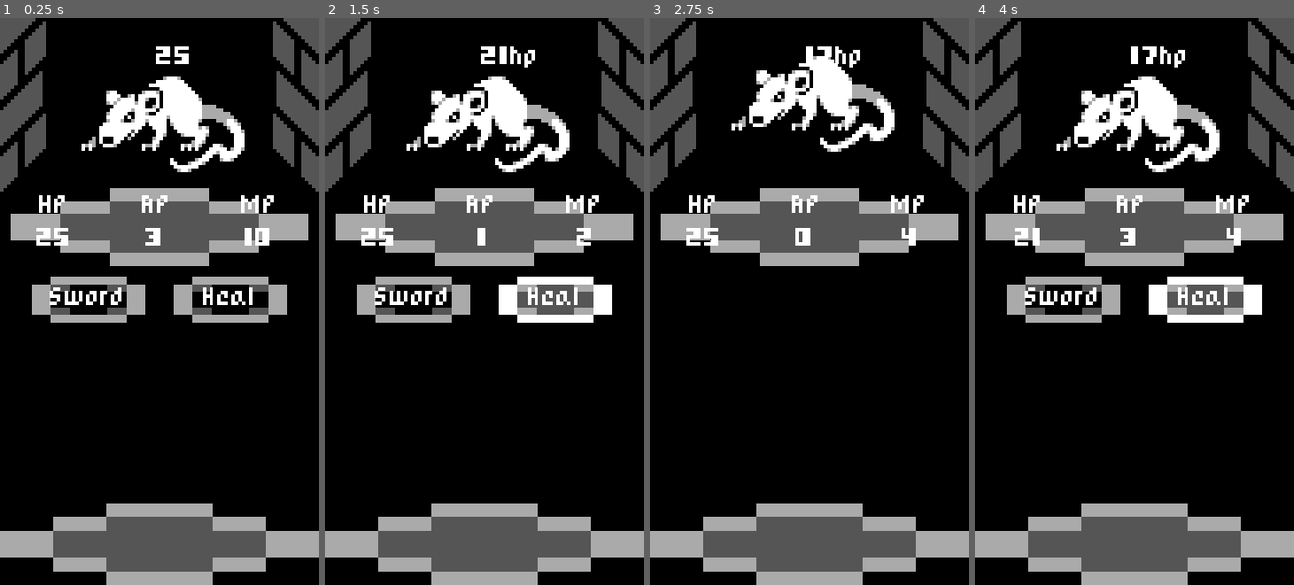
Above: before the commit, frames 1-4 (left to right).
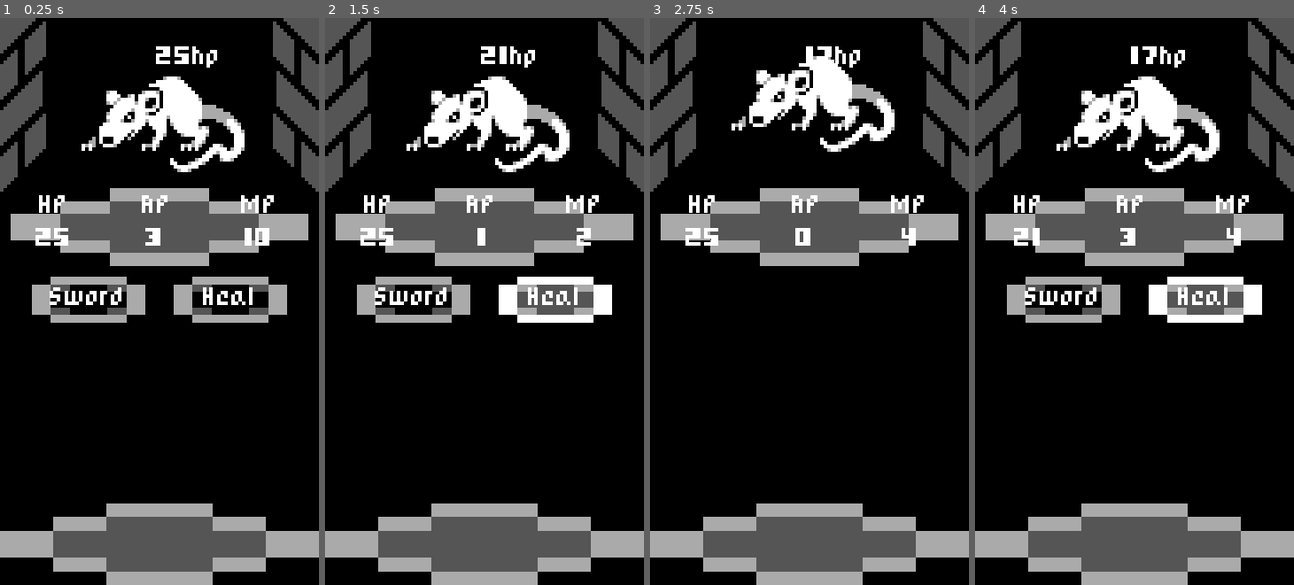
Above: after the commit, the same moments.

Repository: lufog/godot-heartbeast-mobile-rpg
Game: Godot game, scene res://battle.tscn
The game is run twice, just before and just after one commit, with the same random seed, the same clock (stepped at 60 frames per second) and the same inputs.
Inputs:
- Up to frame 1 (0.25 s): no input
- Up to frame 2 (1.5 s): click "Sword" at 0.5 s; click "Heal" at 1.25 s
- Up to frame 3 (2.75 s): click "Sword" at 2 s
- Up to frame 4 (4 s): click "Heal" at 3.5 s

The runs differ from the first frame. In frame 1, 0.2% of the frame differs, in the area x 11-69%, y 5-51%; in frame 2, less than 0.1%; in frame 3, less than 0.1%; in frame 4, less than 0.1%.

Commit message:
Room Transition and Adding New Enemies

Diff:
--- a/action_button/sword_action_button.gd
+++ b/action_button/sword_action_button.gd
@@ -12,9 +12,9 @@
 	var player_stats = battle_units.player_stats
 	if enemy != null and player_stats != null:
 		_create_slash_effect(enemy.global_position)
+		player_stats.ap -= 1
+		player_stats.mp += 2
 		enemy.take_damage(4)
-		player_stats.mp += 2
-		player_stats.ap -= 1
 
 
 func _create_slash_effect(effect_position: Vector2) -> void:
--- a/battle.gd
+++ b/battle.gd
@@ -1,13 +1,41 @@
 extends Node
 
 
+@export var enemy_scenes: Array[PackedScene]
+
 var battle_units: BattleUnits = preload("res://battle_units.tres")
 
+@onready var enemy_marker: Marker2D = $EnemyMarker
+@onready var next_room_button: Button = $UI/CenterContainer/NextRoomButton
 @onready var battle_action_buttons: GridContainer = $UI/ActionButtons
+@onready var animation_player: AnimationPlayer = $AnimationPlayer
 
 
 func _ready() -> void:
+	create_new_enemy()
 	start_player_turn()
+
+
+func _on_next_room_button_pressed() -> void:
+	next_room_button.hide()
+	animation_player.play("fade")
+	await animation_player.animation_finished
+	var player_stats = battle_units.player_stats
+	player_stats.ap = player_stats.max_ap
+	battle_action_buttons.show()
+	create_new_enemy()
+
+
+func _on_enemy_died() -> void:
+	next_room_button.show()
+	battle_action_buttons.hide()
+
+
+func create_new_enemy() -> void:
+	var enemy_scene = enemy_scenes.pick_random()
+	var enemy = enemy_scene.instantiate()
+	enemy.died.connect(self._on_enemy_died)
+	enemy_marker.add_child(enemy)
 
 
 func start_enemy_turn() -> void:
@@ -25,7 +53,3 @@
 	player_stats.ap = player_stats.max_ap
 	await player_stats.end_turn
 	start_enemy_turn()
-
-
-func _on_enemy_died() -> void:
-	battle_action_buttons.hide()
--- a/battle.tscn
+++ b/battle.tscn
@@ -1,16 +1,56 @@
-[gd_scene load_steps=9 format=3 uid="uid://cl47ne0sg116a"]
+[gd_scene load_steps=13 format=3 uid="uid://cl47ne0sg116a"]
 
 [ext_resource type="Script" path="res://battle.gd" id="1_flv6j"]
 [ext_resource type="Script" path="res://player_stats.gd" id="2_80dl3"]
 [ext_resource type="Texture2D" uid="uid://hehv3deekicm" path="res://assets/textures/dungeon.png" id="2_dmltc"]
+[ext_resource type="PackedScene" uid="uid://c5aevybtkvj3f" path="res://enemies/rat.tscn" id="2_qesdq"]
 [ext_resource type="Texture2D" uid="uid://bq8bognr5usv5" path="res://assets/textures/mobile_rpg_mockup.png" id="3_bgxaa"]
-[ext_resource type="PackedScene" path="res://enemy/enemy.tscn" id="4_8k0wj"]
+[ext_resource type="PackedScene" uid="uid://dhya2gesmn3y0" path="res://enemies/slime.tscn" id="5_j5rql"]
 [ext_resource type="Script" path="res://stats_panel.gd" id="6_u4hy0"]
 [ext_resource type="PackedScene" uid="uid://do7iui7hyk5rh" path="res://action_button/sword_action_button.tscn" id="7_rts36"]
 [ext_resource type="PackedScene" uid="uid://dr1vhd3kaf1yg" path="res://action_button/heal_action_button.tscn" id="8_lk7oe"]
 
+[sub_resource type="Animation" id="Animation_uqnk6"]
+length = 0.001
+tracks/0/type = "value"
+tracks/0/imported = false
+tracks/0/enabled = true
+tracks/0/path = NodePath("FadeColorRect:modulate")
+tracks/0/interp = 1
+tracks/0/loop_wrap = true
+tracks/0/keys = {
+"times": PackedFloat32Array(0),
+"transitions": PackedFloat32Array(1),
+"update": 0,
+"values": [Color(1, 1, 1, 0)]
+}
+
+[sub_resource type="Animation" id="Animation_cvnjk"]
+resource_name = "fade"
+length = 0.5
+step = 0.05
+tracks/0/type = "value"
+tracks/0/imported = false
+tracks/0/enabled = true
+tracks/0/path = NodePath("FadeColorRect:modulate")
+tracks/0/interp = 2
+tracks/0/loop_wrap = true
+tracks/0/keys = {
+"times": PackedFloat32Array(0, 0.3, 0.5),
+"transitions": PackedFloat32Array(1, 1, 1),
+"update": 0,
+"values": [Color(1, 1, 1, 0), Color(1, 1, 1, 1), Color(1, 1, 1, 0)]
+}
+
+[sub_resource type="AnimationLibrary" id="AnimationLibrary_enh17"]
+_data = {
+"RESET": SubResource("Animation_uqnk6"),
+"fade": SubResource("Animation_cvnjk")
+}
+
 [node name="Battle" type="Node"]
 script = ExtResource("1_flv6j")
+enemy_scenes = [ExtResource("2_qesdq"), ExtResource("5_j5rql")]
 
 [node name="PlayerStats" type="Node" parent="."]
 script = ExtResource("2_80dl3")
@@ -25,7 +65,7 @@
 position = Vector2(45, 80)
 texture = ExtResource("3_bgxaa")
 
-[node name="Enemy" parent="." instance=ExtResource("4_8k0wj")]
+[node name="EnemyMarker" type="Marker2D" parent="."]
 position = Vector2(46, 30)
 
 [node name="UI" type="Control" parent="."]
@@ -35,6 +75,21 @@
 anchor_bottom = 1.0
 grow_horizontal = 2
 grow_vertical = 2
+
+[node name="CenterContainer" type="CenterContainer" parent="UI"]
+layout_mode = 0
+offset_right = 90.0
+offset_bottom = 48.0
+
+[node name="NextRoomButton" type="Button" parent="UI/CenterContainer"]
+visible = false
+custom_minimum_size = Vector2(70, 13)
+layout_mode = 2
+offset_left = 10.0
+offset_top = 17.0
+offset_right = 80.0
+offset_bottom = 30.0
+text = "ENTER NEXT ROOM"
 
 [node name="StatsPanel" type="Panel" parent="UI"]
 layout_mode = 0
@@ -114,7 +169,22 @@
 offset_right = 90.0
 offset_bottom = 160.0
 
+[node name="FadeColorRect" type="ColorRect" parent="."]
+modulate = Color(1, 1, 1, 0)
+anchors_preset = 15
+anchor_right = 1.0
+anchor_bottom = 1.0
+grow_horizontal = 2
+grow_vertical = 2
+mouse_filter = 2
+color = Color(0, 0, 0, 1)
+
+[node name="AnimationPlayer" type="AnimationPlayer" parent="."]
+libraries = {
+"": SubResource("AnimationLibrary_enh17")
+}
+
 [connection signal="ap_changed" from="PlayerStats" to="UI/StatsPanel" method="_on_player_stats_ap_changed"]
 [connection signal="hp_changed" from="PlayerStats" to="UI/StatsPanel" method="_on_player_stats_hp_changed"]
 [connection signal="mp_changed" from="PlayerStats" to="UI/StatsPanel" method="_on_player_stats_mp_changed"]
-[connection signal="died" from="Enemy" to="." method="_on_enemy_died"]
+[connection signal="pressed" from="UI/CenterContainer/NextRoomButton" to="." method="_on_next_room_button_pressed"]
--- a/enemy/enemy.gd
+++ b/enemies/enemy.gd
@@ -4,15 +4,18 @@
 signal died
 signal end_turn
 
-var battle_units: BattleUnits = preload("res://battle_units.tres")
 
-var current_target = null
-var hp := 25:
+@export var damage := 4
+@export var hp := 25:
 	get:
 		return hp
 	set(value):
 		hp = value
-		hp_label.text = str(hp) + "hp"
+		if hp_label != null:
+			hp_label.text = str(hp) + "hp"
+
+
+var battle_units: BattleUnits = preload("res://battle_units.tres")
 
 @onready var hp_label: Label = $HPLabel
 @onready var animation_player: AnimationPlayer = $AnimationPlayer
@@ -35,7 +38,7 @@
 
 
 func deal_damage() -> void:
-	battle_units.player_stats.hp -= 4
+	battle_units.player_stats.hp -= damage
 
 
 func take_damage(amount: int) -> void:
--- a/enemy/enemy.tscn
+++ b/enemies/enemy.tscn
@@ -1,7 +1,7 @@
-[gd_scene load_steps=7 format=3]
+[gd_scene load_steps=7 format=3 uid="uid://p2e6i2n5evvw"]
 
-[ext_resource type="Script" path="res://enemy/enemy.gd" id="1_nu4ce"]
-[ext_resource type="Texture2D" uid="uid://cj8jhmism1c8x" path="res://enemy/textures/rat.png" id="2_g065r"]
+[ext_resource type="Script" path="res://enemies/enemy.gd" id="1_nu4ce"]
+[ext_resource type="Texture2D" uid="uid://cj8jhmism1c8x" path="res://enemies/textures/rat.png" id="2_g065r"]
 
 [sub_resource type="Animation" id="Animation_nlwaw"]
 length = 0.001
@@ -83,7 +83,7 @@
 offset_top = -23.0
 offset_right = 16.0
 offset_bottom = -14.0
-text = "25"
+text = "0"
 vertical_alignment = 1
 
 [node name="AnimationPlayer" type="AnimationPlayer" parent="."]
--- /dev/null
+++ b/enemies/rat.tscn
@@ -0,0 +1,8 @@
+[gd_scene load_steps=2 format=3 uid="uid://c5aevybtkvj3f"]
+
+[ext_resource type="PackedScene" uid="uid://p2e6i2n5evvw" path="res://enemies/enemy.tscn" id="1_llhqj"]
+
+[node name="Rat" instance=ExtResource("1_llhqj")]
+
+[node name="HPLabel" parent="." index="1"]
+text = "25hp"
--- /dev/null
+++ b/enemies/slime.tscn
@@ -0,0 +1,14 @@
+[gd_scene load_steps=3 format=3 uid="uid://dhya2gesmn3y0"]
+
+[ext_resource type="PackedScene" uid="uid://p2e6i2n5evvw" path="res://enemies/enemy.tscn" id="1_fkvds"]
+[ext_resource type="Texture2D" uid="uid://bjrfxfa22se54" path="res://enemies/textures/slime.png" id="2_vh64h"]
+
+[node name="Slime" instance=ExtResource("1_fkvds")]
+damage = 3
+hp = 35
+
+[node name="Sprite" parent="." index="0"]
+texture = ExtResource("2_vh64h")
+
+[node name="HPLabel" parent="." index="1"]
+text = "35hp"
Renamed: enemy/textures/rat.png -> enemies/textures/rat.png
Not shown, changed: enemies/textures/rat.png.import
Renamed: assets/textures/slime.png -> enemies/textures/slime.png
Not shown, changed: enemies/textures/slime.png.import
